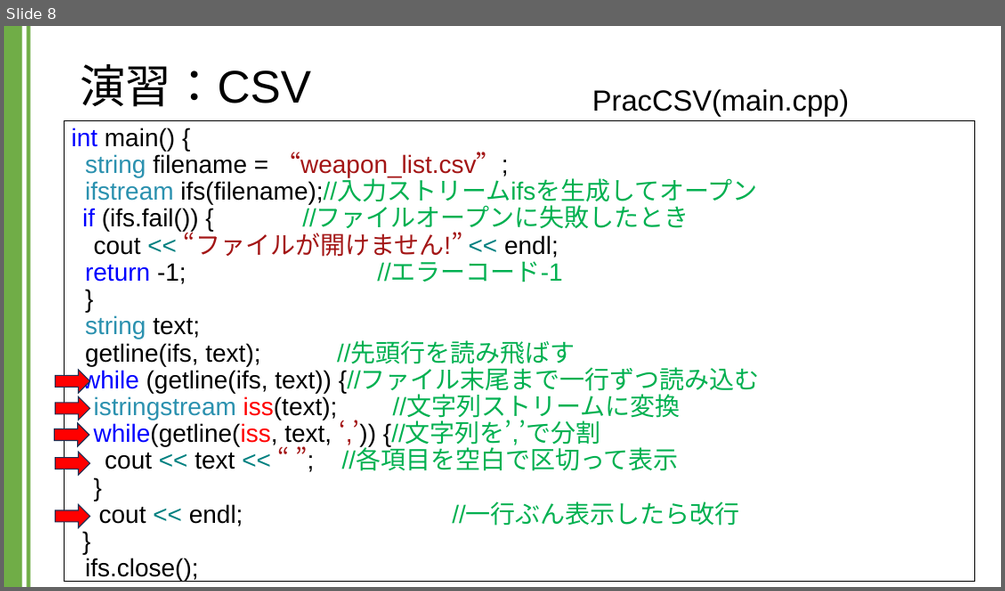
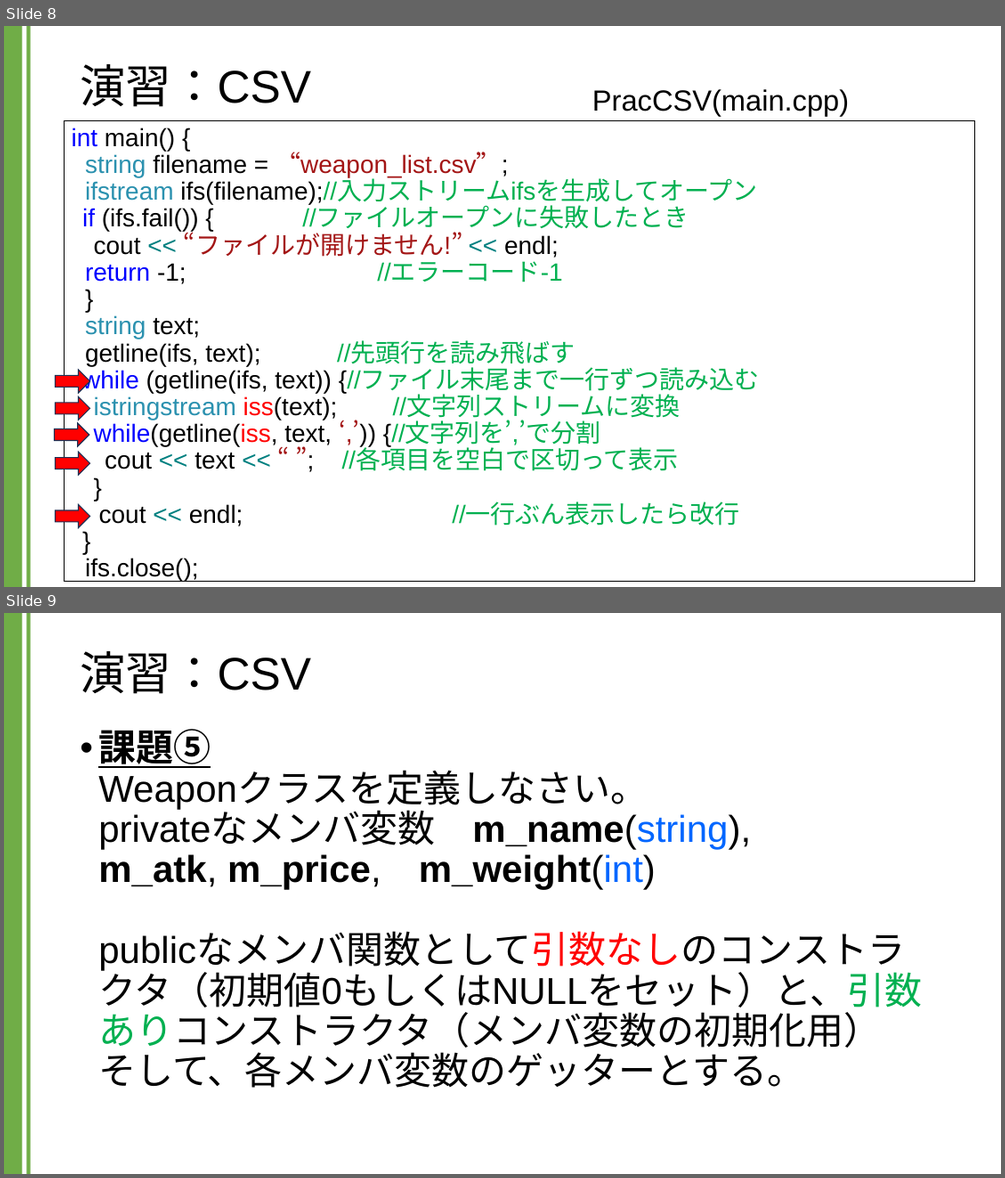
Before and after one commit to kic-murata/cpp2024, a slide deck: 授業資料/演習課題：CSV.pptx. Shown one above the other, each under a label of ours: slide 8 before the commit, slides 8 and 9 after it. The pictures are 1005x591 and 1005x1178 pixels, drawn with LibreOffice and Linux fonts; fonts in the diff are those of the drawing. Boxes give left, top, right and bottom in pixels: in the first picture for what was removed or moved away, otherwise in the second. Text is boxed around its words. In the diff, an @@ line names an element or a change of style, - is before the commit and + after.

```diff
--- a/授業資料/演習課題：CSV.pptx
+++ b/授業資料/演習課題：CSV.pptx
@@ slide 9 added at <box>4,613,1001,1174</box>, background #FFFFFF; not listed: 2 template elements that a slide beside it also shows @@
@@ title added at <box>80,651,311,694</box>, 44 pt, text #000000 @@
+演習：CSV
@@ text added at <box>98,729,922,1087</box>, 36 pt, text #000000 @@
+• 課題⑤
+  Weaponクラスを定義しなさい。
+  privateなメンバ変数 m_name(string),
+  m_atk, m_price, m_weight(int)
+  publicなメンバ関数として引数なしのコンストラクタ（初期値0もしくはNULLをセット）と、引数ありコンストラクタ（メンバ変数の初期化用）
+  そして、各メンバ変数のゲッターとする。
```
Also in this commit, not shown: 3 other slides added, 1 other file.
